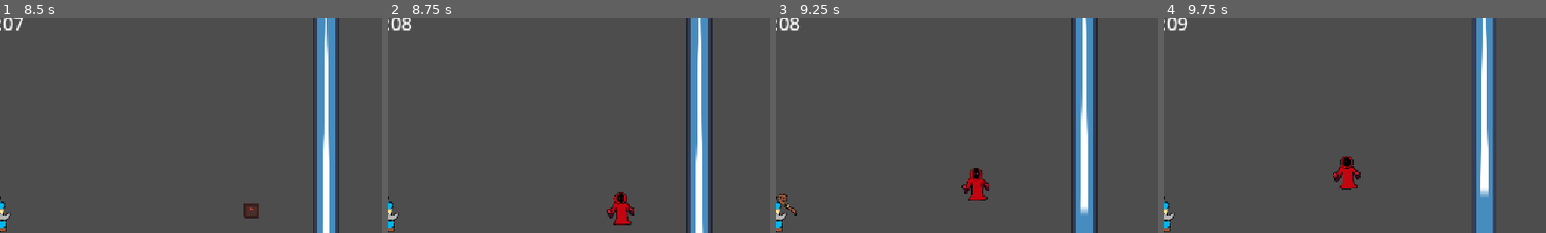
Above: before the commit, frames 1-4 (left to right).
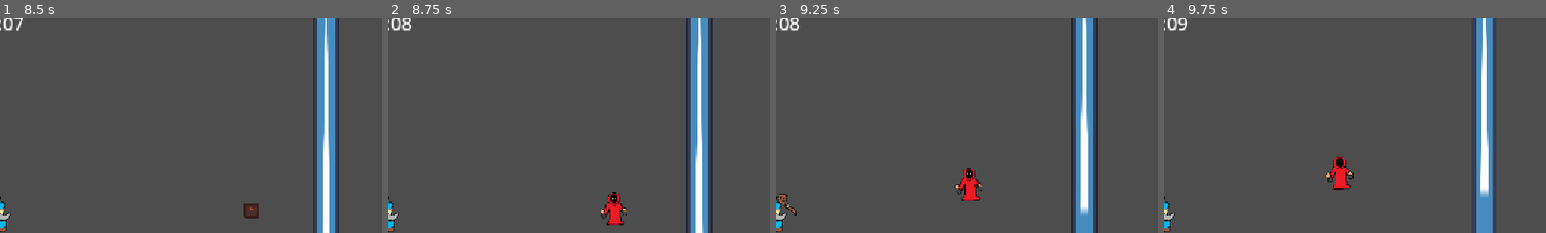
Above: after the commit, the same moments.

Repository: LeyuDing/SteelHacks2026
Game: Godot game, scene res://Scenes/main_menu.tscn
Two runs of this game, one before a commit and one after it. Both use one fixed random seed, a clock stepped at 60 frames per second and the inputs below. The engine's default icon, where the game draws it, is replaced by a stand-in: a white triangle on a blue panel in a dark square.
Inputs (mouse positions are % of the whole screen's width and height, from its top left):
- Up to frame 1 (8.5 s): click "Start" at 0.5 s; tap Enter at 1.25, 6.5 s; move the mouse to (72, 45) at 1.27 s; hold Right (ui_right) 1.28-2.03 s; move the mouse to (30, 55) at 2.02 s; hold Down (ui_down) 2.03-2.78 s; tap Space at 2.75, 8 s; move the mouse to (60, 28) at 2.77 s; hold Right (ui_right) 2.78-3.53 s; move the mouse to (45, 70) at 3.52 s; hold Up (ui_up) 3.53-4.28 s; move the mouse to (80, 65) at 4.27 s; hold Left (ui_left) 4.28-5.78 s; move the mouse to (20, 35) at 5.02 s; move the mouse to (55, 50) at 5.77 s; hold Down (ui_down) 5.78-6.53 s; move the mouse to (35, 25) at 6.52 s; hold Right (ui_right) 6.53-7.28 s; move the mouse to (72, 45) at 7.27 s; hold Up (ui_up) 7.28-8.03 s; move the mouse to (30, 55) at 8.02 s; hold Right (ui_right) from 8.03 s (still down)
- Up to frame 2 (8.75 s): keep holding Right (ui_right)
- Up to frame 3 (9.25 s): move the mouse to (60, 28) at 8.77 s; release Right (ui_right) at 8.78 s; hold Down (ui_down) from 8.78 s (still down)
- Up to frame 4 (9.75 s): move the mouse to (45, 70) at 9.52 s; release Down (ui_down) at 9.53 s; hold Left (ui_left) from 9.53 s (still down)
The pictures show only the part of the screen within x 50-100%, y 4-54%; the shares and areas given below are measured in that part.

Frame 1 is identical in both runs. In frame 2, 0.9% of the frame differs, in the area x 55-65%, y 80-97%; in frame 3, 0.9%; in frame 4, 0.9%.

Commit message:
Implemented status effects

Diff:
--- a/Scenes/rectangle_spell.tscn
+++ b/Scenes/rectangle_spell.tscn
@@ -23,7 +23,7 @@
 shape = SubResource("RectangleShape2D_m5cyh")
 
 [node name="Timer" type="Timer" parent="." unique_id=907333649]
-wait_time = 0.1
+wait_time = 0.5
 autostart = true
 
 [connection signal="body_entered" from="Area2D" to="." method="_on_area_2d_body_entered"]
--- a/Scenes/test_enemy.tscn
+++ b/Scenes/test_enemy.tscn
@@ -4,6 +4,14 @@
 [ext_resource type="Texture2D" uid="uid://bm4sshy325wyf" path="res://Assets/wizard/shadow_wiz_red.png" id="2_bs22l"]
 
 [sub_resource type="CircleShape2D" id="CircleShape2D_ia7du"]
+
+[sub_resource type="ParticleProcessMaterial" id="ParticleProcessMaterial_ia7du"]
+particle_flag_disable_z = true
+spread = 180.0
+initial_velocity_max = 50.0
+gravity = Vector3(0, -98, 0)
+scale_min = 20.0
+scale_max = 40.0
 
 [node name="TestEnemy" type="CharacterBody2D" unique_id=273263959]
 collision_layer = 5
@@ -27,4 +35,28 @@
 one_shot = true
 autostart = true
 
+[node name="StatusTimer" type="Timer" parent="." unique_id=351676975]
+autostart = true
+
+[node name="Burn" type="GPUParticles2D" parent="." unique_id=777778223]
+visible = false
+modulate = Color(1, 0, 0, 1)
+position = Vector2(0, 70)
+amount = 16
+lifetime = 2.0
+randomness = 1.0
+local_coords = true
+process_material = SubResource("ParticleProcessMaterial_ia7du")
+
+[node name="Freeze" type="GPUParticles2D" parent="." unique_id=1975597951]
+visible = false
+modulate = Color(0, 0.4627451, 0.8666667, 1)
+position = Vector2(0, 70)
+amount = 16
+lifetime = 2.0
+randomness = 1.0
+local_coords = true
+process_material = SubResource("ParticleProcessMaterial_ia7du")
+
 [connection signal="timeout" from="Timer" to="." method="_on_timer_timeout"]
+[connection signal="timeout" from="StatusTimer" to="." method="_on_status_timer_timeout"]
--- a/Scripts/main_scene.gd
+++ b/Scripts/main_scene.gd
@@ -11,7 +11,7 @@
 const circleSpell = preload("res://Scenes/circle_spell.tscn")
 
 # Spells are a dictionary in the following format:
-# {"element" : "fire"/"ice"/"lightning",
+# {"element" : "fire"/"ice"/"lightning"/"",
 #  "damage" : float,
 #  "cooldown" : float,
 #  "duration" : float,
@@ -31,7 +31,7 @@
 
 # Called when the node enters the scene tree for the first time.
 func _ready() -> void:
-	spell1 = {"element" : "lightning",
+	spell1 = {"element" : "ice",
 			  "damage" : 5.0,
 			  "cooldown" : 1.0,
 			  "duration" : 0.1,
@@ -41,7 +41,7 @@
 			  "width" : 2.0,
 			  "height" : 1.0}
 	spell2 = {"element" : "fire",
-			  "damage" : 2.0,
+			  "damage" : 1.0,
 			  "cooldown" : 5.0,
 			  "duration" : 0.1,
 			  "projectile" : true,
--- a/Scripts/spell.gd
+++ b/Scripts/spell.gd
@@ -14,7 +14,7 @@
 	var bodies = $Area2D.get_overlapping_bodies()
 	for body in bodies:
 		if body.has_method("take_damage"):
-			body.take_damage(damage)
+			body.take_damage(damage, element)
 
 	await get_tree().create_timer(duration).timeout
 	queue_free()
@@ -28,4 +28,4 @@
 	var bodies = $Area2D.get_overlapping_bodies()
 	for body in bodies:
 		if body.has_method("take_damage"):
-			body.take_damage(damage)
+			body.take_damage(damage, element)
--- a/Scripts/test_enemy.gd
+++ b/Scripts/test_enemy.gd
@@ -4,15 +4,23 @@
 
 @export var HP : float = 10.0
 
+@export var burn : float = 0.0
+@export var freeze : float = 0.0
+@export var stun : bool = false
+
 @onready var player =  get_parent().get_parent().get_node("PlayerCharacter")
 @onready var navAgent = $NavigationAgent2D
-@onready var timer = $AttackTimer
+@onready var AttackTimer = $AttackTimer
+@onready var StatusTimer = $StatusTimer
 @onready var attack = preload("res://Scenes/attack.tscn")
+@onready var burnParticles = $Burn
+@onready var freezeParticles = $Freeze
 
 const exp = preload("res://Scenes/exp_drop.tscn")
 
 func _ready():
-	modulate = Color(randf(), randf(), randf(), 1.0)
+	#modulate = Color(randf(), randf(), randf(), 1.0)
+	make_path()
 
 func _physics_process(delta: float) -> void:
 
@@ -22,31 +30,44 @@
 		get_parent().add_child(expDrop)
 		queue_free()
 
+	if (burn != 0):
+		if (!burnParticles.visible): burnParticles.visible = true
+	if (freeze != 0):
+		if (!freezeParticles.visible): freezeParticles.visible = true
+
+	if (stun):
+		await get_tree().create_timer(1.0).timeout
+		stun = false
+
+
 	var distance_to_player = global_position.distance_to(player.global_position)
 
 	# Close enough to attack
 	if distance_to_player <= 200:
 		velocity = Vector2.ZERO
 
-		if timer.time_left == 0:
+		if AttackTimer.time_left == 0:
 			attack_player()
 
 		return
 
 
 	var direction = to_local(navAgent.get_next_path_position()).normalized()
-	velocity = direction * SPEED
+	velocity = direction * (SPEED - freeze * 10)
 
 	move_and_slide()
 
 func make_path():
 	navAgent.target_position = player.global_position
 
-func take_damage(damage : int):
+func take_damage(damage : int, element : String):
 	HP -= damage
+	if element == "fire": burn += 2
+	if element == "ice": freeze += 5
+	if element == "lightning": stun = true
 
 func attack_player():
-	timer.start(1)
+	AttackTimer.start(1)
 
 	var attack_instance = attack.instantiate()
 	attack_instance.global_position = global_position
@@ -55,3 +76,11 @@
 
 func _on_timer_timeout() -> void:
 	make_path()
+
+
+func _on_status_timer_timeout() -> void:
+	HP -= burn
+	if (burn > 0): burn -= 1
+	else: burnParticles.visible = false
+	if (freeze > 0): freeze -= 1
+	else: freezeParticles.visible = false
Not shown, changed: Assets/walls/money_wall.png.import
